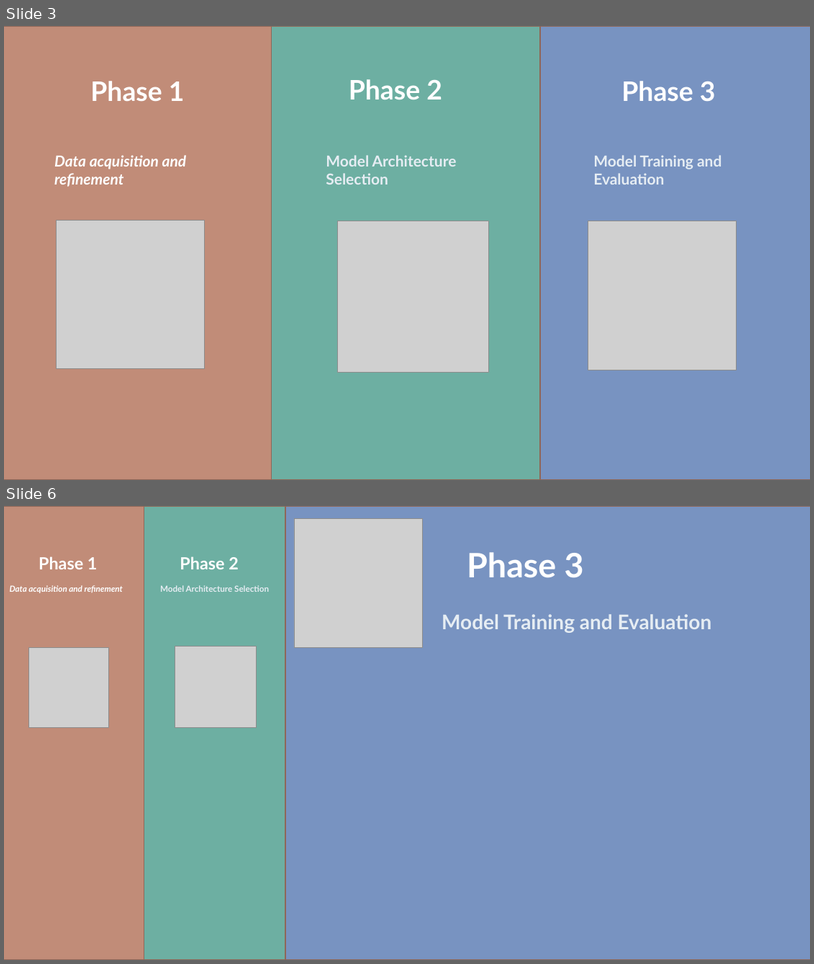
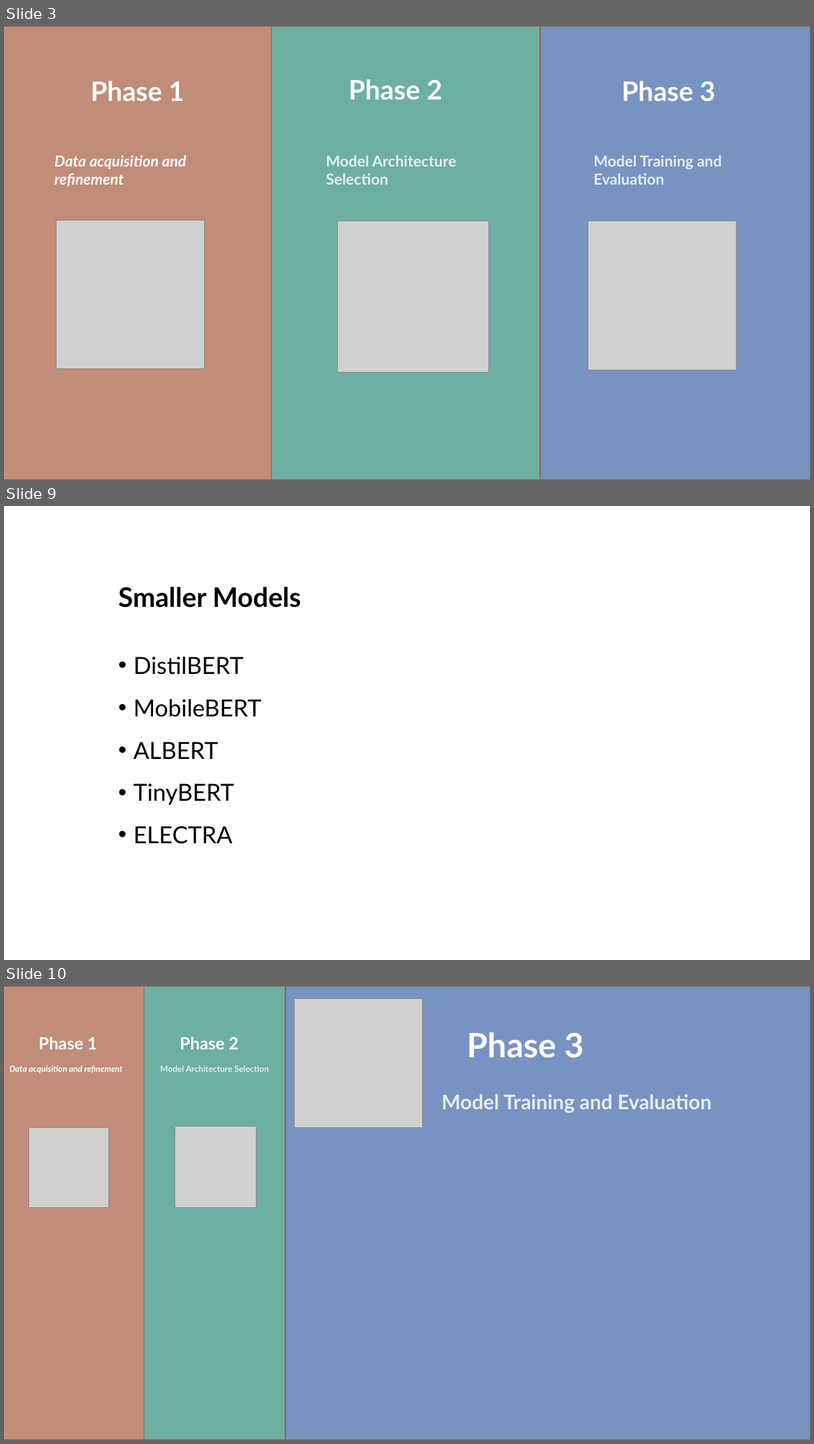
Before and after one commit to heyodai/cs5530-project, a slide deck: Presentation.pptx. Shown one above the other, each under a label of ours: slides 3 and 6 before the commit, slides 3, 9 and 10 after it; the slides between them are not shown. The pictures are 814x964 and 814x1444 pixels, drawn with LibreOffice and Linux fonts; fonts in the diff are those of the drawing; grey boxes stand for pictures. Boxes give left, top, right and bottom in pixels: in the first picture for what was removed or moved away, otherwise in the second. Text is boxed around its words. In the diff, an @@ line names an element or a change of style, - is before the commit and + after.

```diff
--- a/Presentation.pptx
+++ b/Presentation.pptx
@@ slide 9 added at box(4, 506, 810, 960), background #FFFFFF @@
@@ title added at box(118, 587, 301, 608), 32 pt, text #000000, bold @@
+Smaller Models
@@ text added at box(134, 656, 262, 844), 28 pt, text #000000 @@
+• DistilBERT
+• MobileBERT
+• ALBERT
+• TinyBERT
+• ELECTRA
@@ what was slide 6 is now slide 10 @@
```
Also in this commit, not shown: 2 slides changed, 7 other slides added, 1 slide removed.
